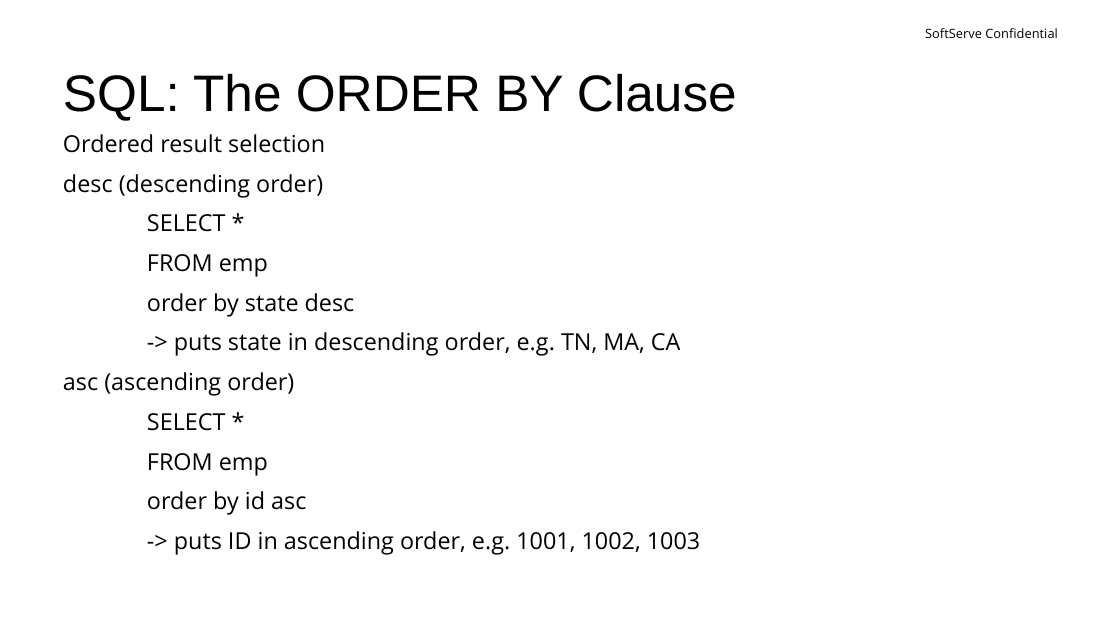
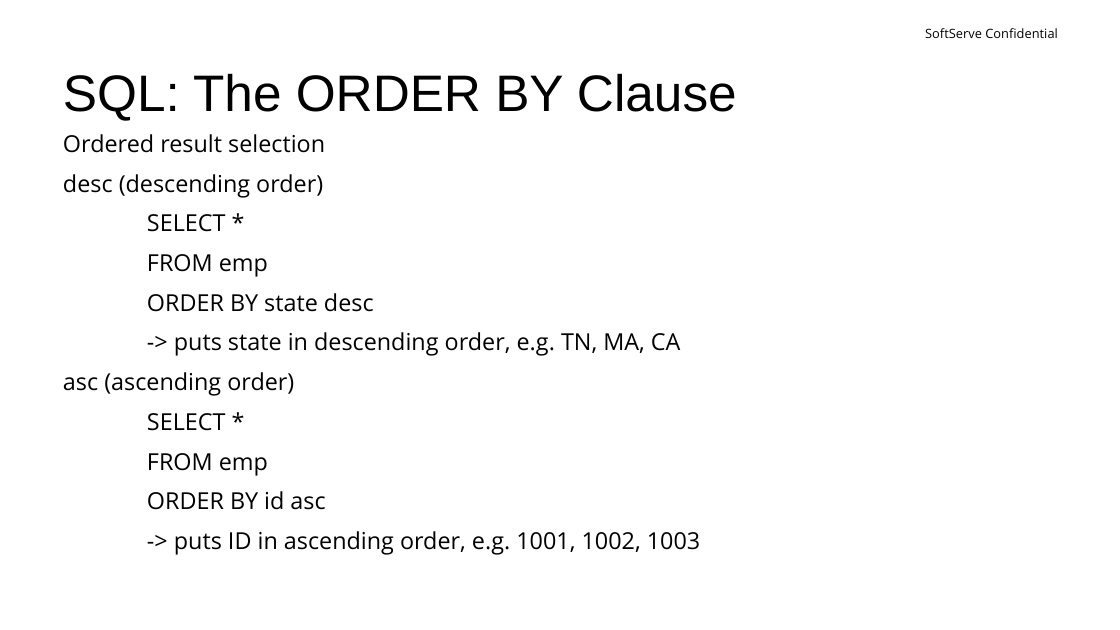
Before and after one commit to yuriimartynenko/softserve, a slide deck: slide 28 of presentation/sql.pptx. Drawn at 1120x630 pixels with LibreOffice and Linux fonts; fonts in the diff are those of the drawing; background and template pictures are left out. Boxes give left, top, right and bottom in pixels: in the first picture for what was removed or moved away, otherwise in the second. Text is boxed around its words. In the diff, an @@ line names an element or a change of style, - is before the commit and + after.

```diff
--- a/presentation/sql.pptx
+++ b/presentation/sql.pptx
@@ text at (x1=147, y1=293, x2=374, y2=312): text changed @@
-order by state desc
+ORDER BY state desc
@@ text at (x1=147, y1=491, x2=325, y2=510): text changed @@
-order by id asc
+ORDER BY id asc
```
Also in this commit, not shown: 8 other slides changed.
